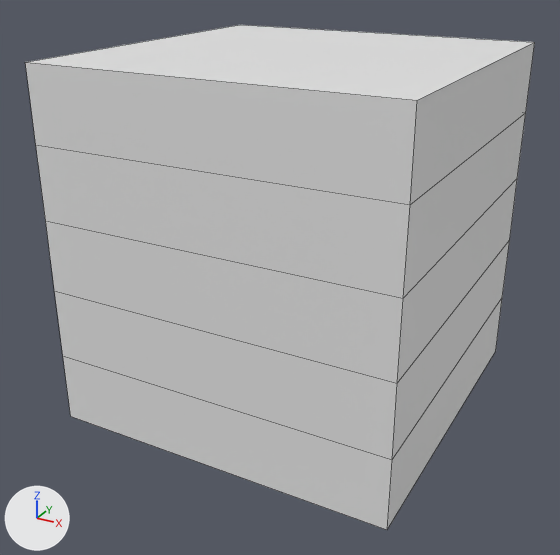
The Blender file rct2/scenery/ClassicalRomanTheming/wrw_Roman-Wall/wrw_V001.blend, before and after one commit.
Both versions are drawn from a camera (50 mm lens) standing at (3.92, -7.62, 5.2) and looking at (-0.1, -0.3, 1.54). The lights are fixed; the arrows at lower left show +X, +Y and +Z. Mesh edges are drawn as thin lines. The same objects are shown in both versions, whatever each file hides.
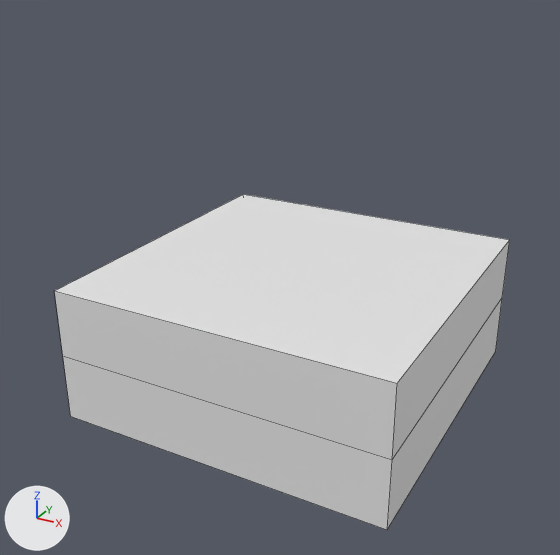
The change, as JSON lines over the scene's bpy script:
```json
{"block": "ob_cube_001", "where": "_m = ob_cube_001.modifiers.new('Array', 'ARRAY')"}
{"op": "remove", "block": "ob_cube_001", "code": "_m.count = 5"}
```

Boxes (x1, y1, x2, y2) around the edits, measured in the pictures (560 x 555 px):
```json
{"object": "Cube.001", "change": "modifiers changed", "before": [25, 25, 535, 530], "after": [55, 194, 510, 530], "on screen": "11% narrower, 33% shorter"}
```
